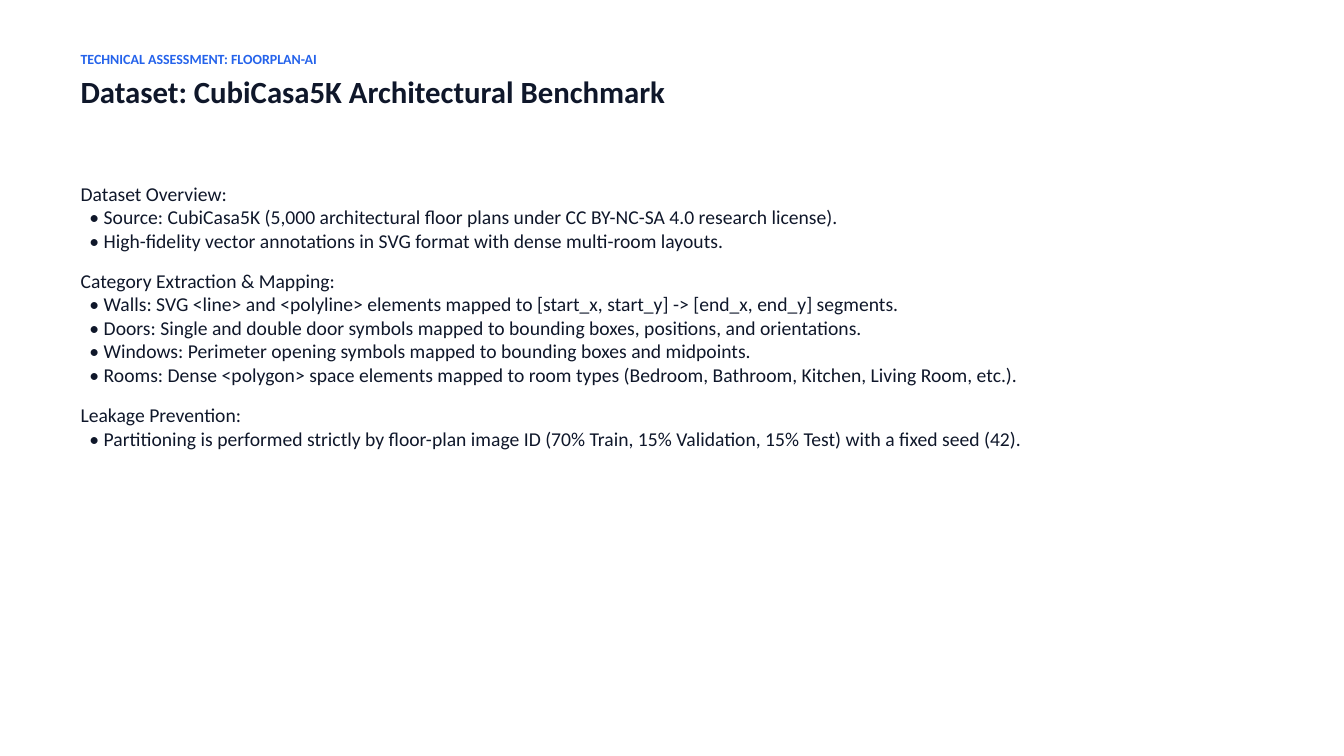
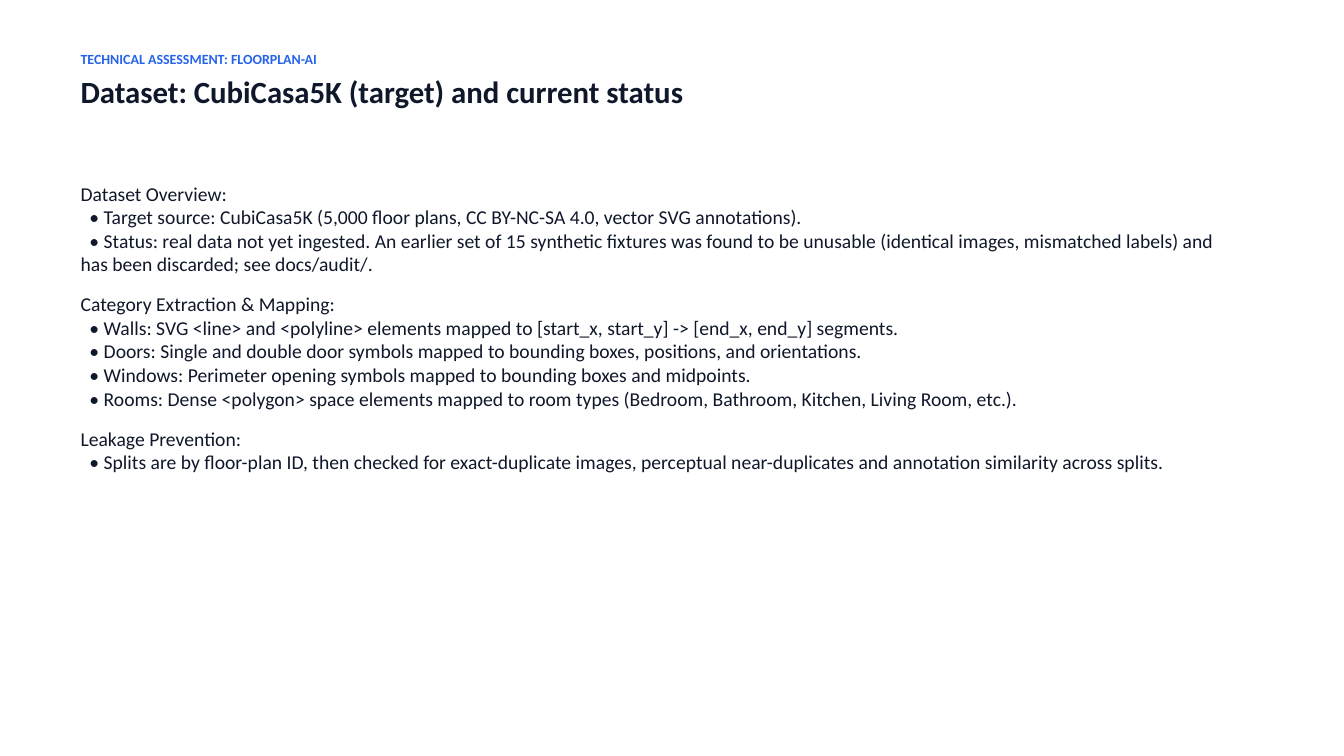
Before and after one commit to sandhiya-1234/FloorPlan-AI, a slide deck: slide 6 of presentation/Floorplan_AI_Assessment.pptx. Drawn at 1344x756 pixels with LibreOffice and Linux fonts; fonts in the diff are those of the drawing. Boxes give left, top, right and bottom in pixels: in the first picture for what was removed or moved away, otherwise in the second. Text is boxed around its words. In the diff, an @@ line names an element or a change of style, - is before the commit and + after.

```diff
--- a/presentation/Floorplan_AI_Assessment.pptx
+++ b/presentation/Floorplan_AI_Assessment.pptx
@@ text at [81,80,683,109]: text changed @@
-Dataset: CubiCasa5K Architectural Benchmark
+Dataset: CubiCasa5K (target) and current status
@@ text at [81,187,1213,274]: text changed @@
-Dataset Overview:
-• Source: CubiCasa5K (5,000 architectural floor plans under CC BY-NC-SA 4.0 research license).
-• High-fidelity vector annotations in SVG format with dense multi-room layouts.
+Dataset Overview:
+• Target source: CubiCasa5K (5,000 floor plans, CC BY-NC-SA 4.0, vector SVG annotations).
+• Status: real data not yet ingested. An earlier set of 15 synthetic fixtures was found to be unusable (identical images, mismatched labels) and has been discarded; see docs/audit/.
@@ text at [81,432,1163,473]: text changed @@
-Leakage Prevention:
-• Partitioning is performed strictly by floor-plan image ID (70% Train, 15% Validation, 15% Test) with a fixed seed (42).
+Leakage Prevention:
+• Splits are by floor-plan ID, then checked for exact-duplicate images, perceptual near-duplicates and annotation similarity across splits.
```
Also in this commit, not shown: 9 other slides changed, 1 slide added, 1 slide removed, 41 other files.
